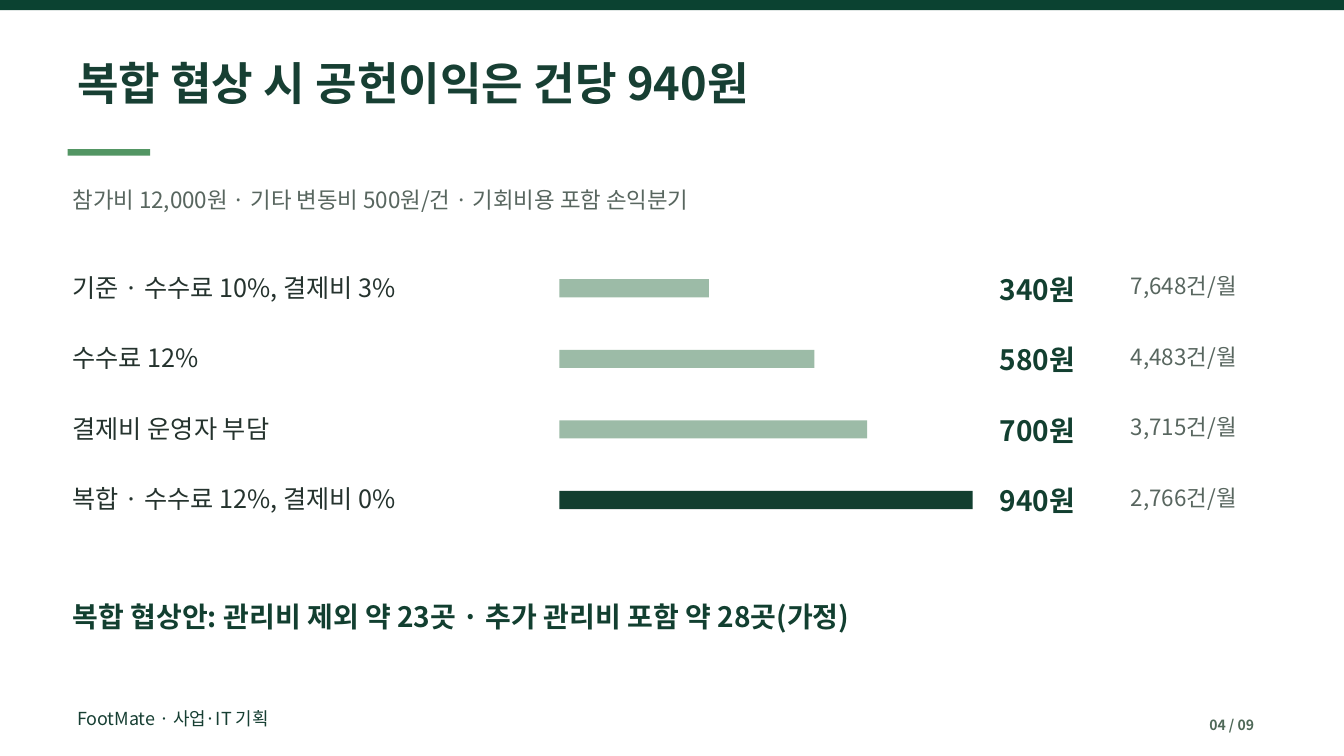
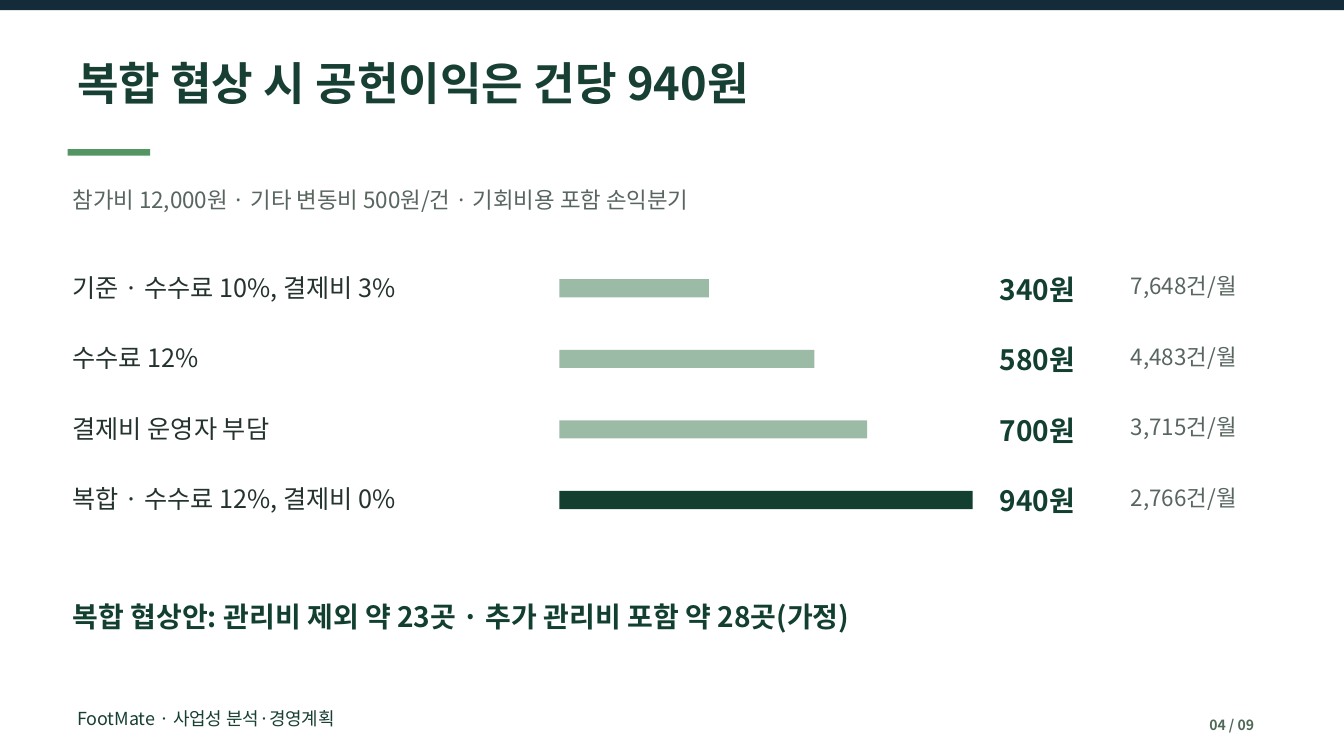
Before and after one commit to dohyunkimmm/footmate, a slide deck: slide 4 of src/case-study/downloads/footmate_report.pptx. Drawn at 1344x756 pixels with LibreOffice and Linux fonts; fonts in the diff are those of the drawing. Boxes give left, top, right and bottom in pixels: in the first picture for what was removed or moved away, otherwise in the second. Text is boxed around its words. In the diff, an @@ line names an element or a change of style, - is before the commit and + after.

```diff
--- a/src/case-study/downloads/footmate_report.pptx
+++ b/src/case-study/downloads/footmate_report.pptx
@@ rectangle at [0,0,1344,10]: fill #0B4231 to #142C39 @@
@@ text at [77,710,334,727]: text changed @@
-FootMate · 사업·IT 기획
+FootMate · 사업성 분석·경영계획
```
Also in this commit, not shown: 8 other slides changed, 8 other files.
